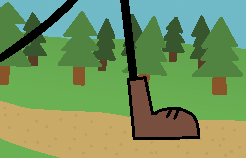
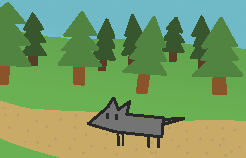
Two versions of the same layered image (246x158). Layer-by-layer changes:
pixels changed over [0, 0, 200, 148] (layer not identified)
